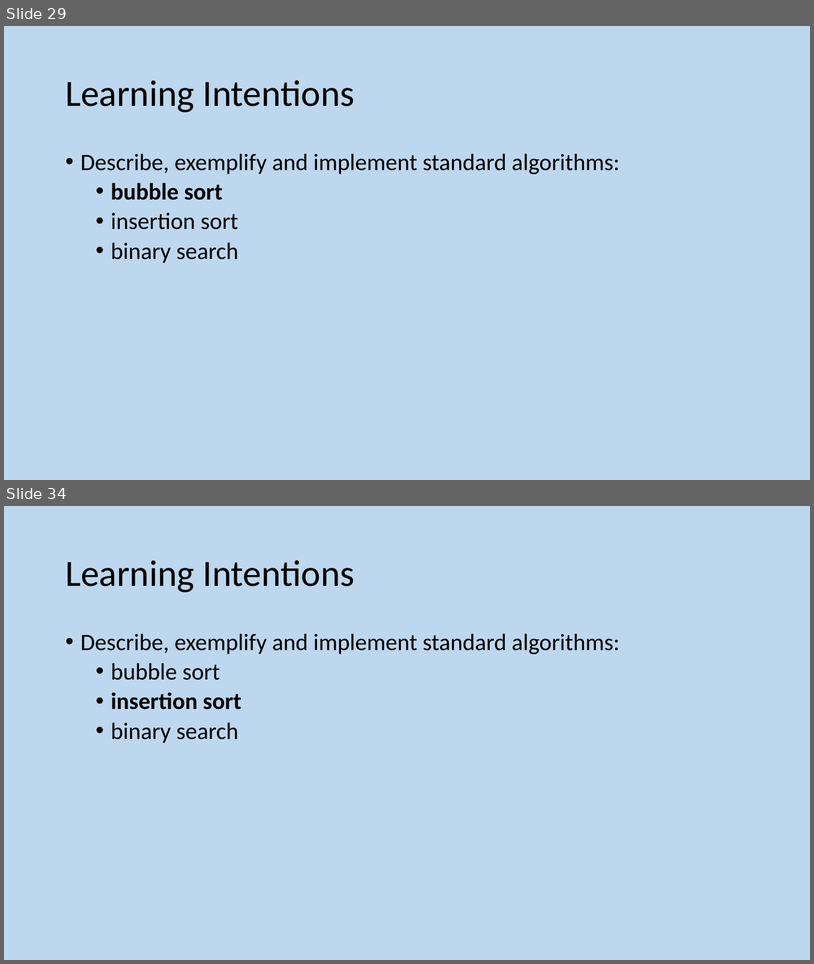
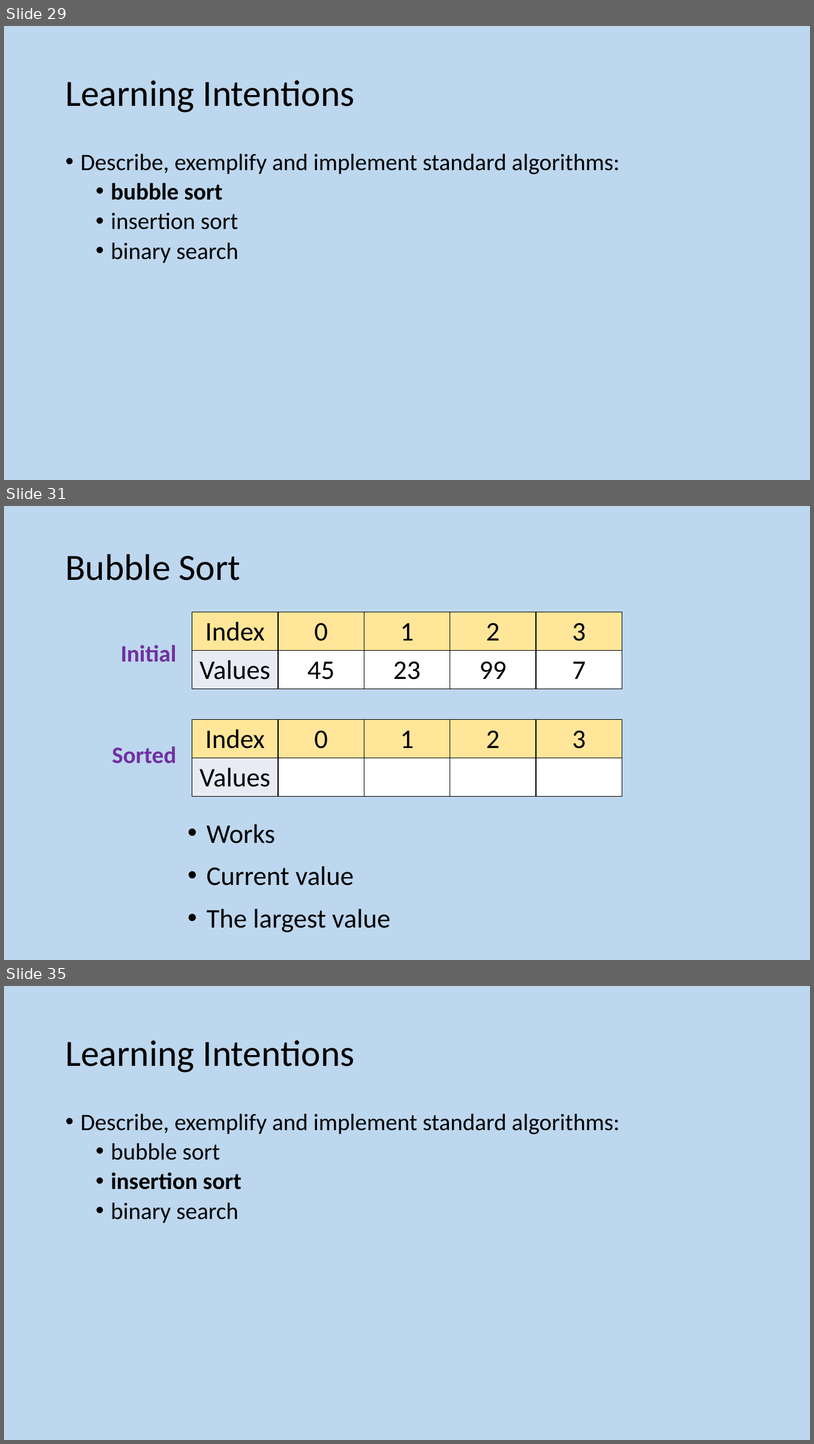
Before and after one commit to MrFriendCS/MrFriendCS.github.io, a slide deck: ah-cs/sdd/AH CS SDD Slides.pptx. Shown one above the other, each under a label of ours: slides 29 and 34 before the commit, slides 29, 31 and 35 after it; the slides between them are not shown. The pictures are 814x964 and 814x1444 pixels, drawn with LibreOffice and Linux fonts; fonts in the diff are those of the drawing. Boxes give left, top, right and bottom in pixels: in the first picture for what was removed or moved away, otherwise in the second. Text is boxed around its words. In the diff, an @@ line names an element or a change of style, - is before the commit and + after.

```diff
--- a/ah-cs/sdd/AH CS SDD Slides.pptx
+++ b/ah-cs/sdd/AH CS SDD Slides.pptx
@@ slide 31 added at [4, 506, 810, 960], background #BDD7EE @@
@@ title added at [65, 554, 241, 580], 44 pt, text #000000 @@
+Bubble Sort
@@ table added at [192, 612, 621, 650], 1 rows, 5 columns @@
+Index | 0 | 1 | 2 | 3
@@ text added at [121, 645, 177, 662], 28 pt, text #7030A0, bold @@
+Initial
@@ table added at [192, 651, 621, 688], 1 rows, 5 columns @@
+Values | 45 | 23 | 99 | 7
@@ table added at [192, 720, 621, 757], 1 rows, 5 columns @@
+Index | 0 | 1 | 2 | 3
@@ text added at [112, 746, 176, 763], 28 pt, text #7030A0, bold @@
+Sorted
@@ table added at [192, 757, 621, 796], 1 rows, 5 columns @@
+Values |  |  |  | 
@@ text added at [207, 824, 390, 932], 32 pt, text #000000 @@
+• Works
+• Current value
+• The largest value
@@ what was slide 34 is now slide 35 @@
```
Also in this commit, not shown: 4 slides changed.
